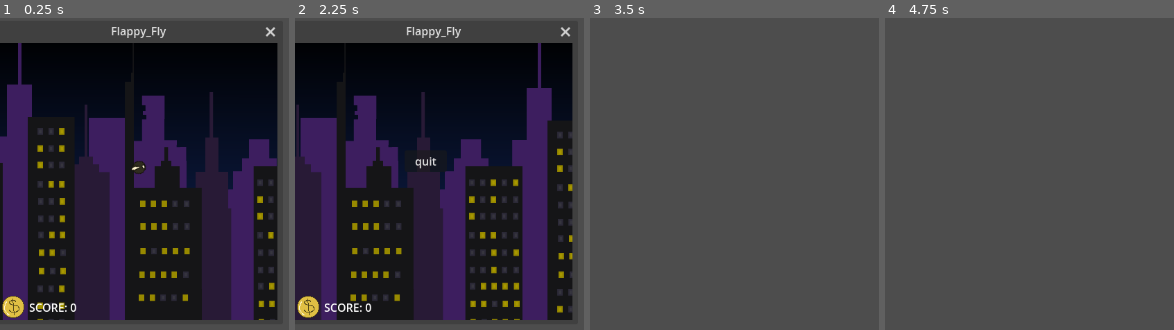
Above: before the commit, frames 1-4 (left to right).
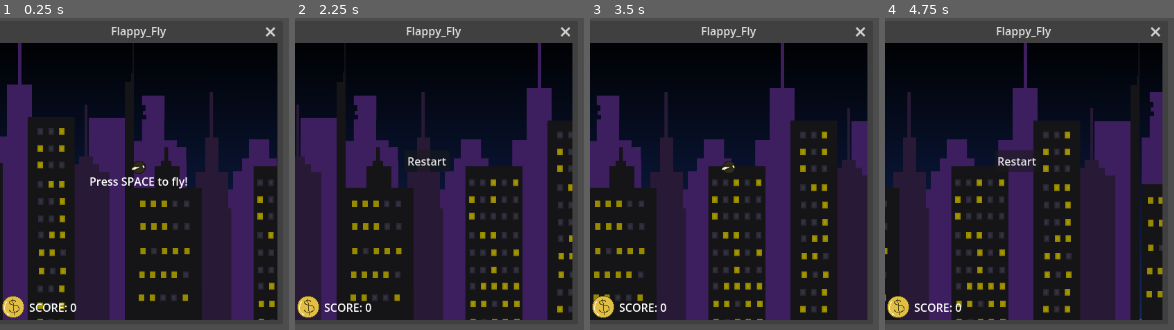
Above: after the commit, the same moments.

Repository: zsmitty2020/SSUFamJam25
Game: Godot game, scene res://Windows/Flappy_Fly/Flappy_Fly_Window.tscn
Two runs of this game, one before a commit and one after it. Both use one fixed random seed, a clock stepped at 60 frames per second and the inputs below. This scene is started directly instead of the project's main scene.
Inputs:
- Up to frame 1 (0.25 s): no input
- Up to frame 2 (2.25 s): tap Space (flappy_fly_jump) at 0.5, 1.35, 1.52, 1.82 s; hold D (blackoutRight) 0.53-1.28 s; hold Space (flappy_fly_jump) 0.53-1.28 s; hold S (blackoutDown) 1.28-2.03 s; hold D (blackoutRight) from 2.03 s (still down); hold Space (flappy_fly_jump) from 2.03 s (still down)
- Up to frame 3 (3.5 s): release D (blackoutRight) at 2.75 s; release Space (flappy_fly_jump) at 2.75 s; click "quit" (after the commit: "Restart") at 2.75 s
- Up to frame 4 (4.75 s): hold W (blackoutUp) 3.53-4.28 s; tap Space (flappy_fly_jump) at 3.6, 3.77, 4.07 s; hold A (blackoutLeft) from 4.28 s (still down); hold Space (flappy_fly_jump) from 4.28 s (still down)

The runs differ from the first frame. In frame 1, 0.5% of the frame differs, in the area x 31-65%, y 50-55%; in frame 2, 0.2%; in frame 3, 86%; in frame 4, 86%, in the area x 0-97%, y 2-97%.

Commit message:
Flappy Fly can be restarted and tokens save properly
Still need to affect sahara and how to convert tokens to cash

Diff:
--- a/ssu-fam-jam-game-godot-project/Windows/Flappy_Fly/Flappy_Fly_Window.gd
+++ b/ssu-fam-jam-game-godot-project/Windows/Flappy_Fly/Flappy_Fly_Window.gd
@@ -41,22 +41,23 @@
 	$FlyPlayer.flap()
 	#start building timer
 	$building_timer.start()
+	$JumpLabel.hide()
 
 func new_game():
 	#reset variables
 	game_running = false
 	game_over = false
-	score = 0
+	score = GlobalData.flappy_tokens
 	scroll = 0
 	$ScoreLabel.text = "SCORE: " + str(score)
 	$GameOver.hide()
 	get_tree().call_group("buildings", "queue_free")
 	#generate starting buildings
 	generate_building()
-	buildings.clear()
+	reset_buildings()
 	$FlyPlayer.reset()
 
-func _process(delta):
+func _process(_delta):
 	input_check()
 	if game_running:
 		scroll += SCROLL_SPEED
@@ -76,15 +77,19 @@
 	building.position.y = 400 + randi_range(-50, 80)
 	building.hit.connect(FlyPlayer_hit)
 	building.scored.connect(scored)
-	add_child(building)
+	$Building_Manager.add_child(building)
 	buildings.append(building)
+
+func reset_buildings():
+	buildings.clear()
+	for child in $Building_Manager.get_children():
+		child.queue_free()
 
 func _on_building_timer_timeout() -> void:
 	generate_building()
 
 func scored():
 	score += 1
-	GlobalData.flappy_tokens += 1
 	$ScoreLabel.text = "SCORE: " + str(score)
 
 func check_top():
@@ -98,6 +103,7 @@
 	$FlyPlayer.flying = false
 	game_running = false
 	game_over = true
+	GlobalData.flappy_tokens = score
 
 func FlyPlayer_hit():
 	$FlyPlayer.falling = true
@@ -114,5 +120,4 @@
 
 
 func _on_restart_button_pressed():
-	GlobalData.open_tabs.erase("Flappy_Fly")
-	queue_free()
+	new_game()
--- a/ssu-fam-jam-game-godot-project/Windows/Flappy_Fly/Flappy_Fly_Window.tscn
+++ b/ssu-fam-jam-game-godot-project/Windows/Flappy_Fly/Flappy_Fly_Window.tscn
@@ -106,7 +106,7 @@
 offset_top = 155.0
 offset_right = 211.0
 offset_bottom = 178.0
-text = "quit
+text = "Restart
 "
 metadata/_edit_use_anchors_ = true
 
@@ -118,6 +118,19 @@
 position = Vector2(19, 381)
 texture = ExtResource("9_p0xni")
 
+[node name="Building_Manager" type="Node" parent="."]
+
+[node name="JumpLabel" type="Label" parent="."]
+anchors_preset = 15
+anchor_right = 1.0
+anchor_bottom = 1.0
+grow_horizontal = 2
+grow_vertical = 2
+size_flags_horizontal = 4
+text = "Press SPACE to fly!"
+horizontal_alignment = 1
+vertical_alignment = 1
+
 [connection signal="close_requested" from="." to="." method="_on_close_requested"]
 [connection signal="close_requested" from="." to="FlappyFlyWindow2" method="_on_flappy_fly_close_requested"]
 [connection signal="ready" from="Sprite2D2" to="Sprite2D2" method="_on_ready"]
